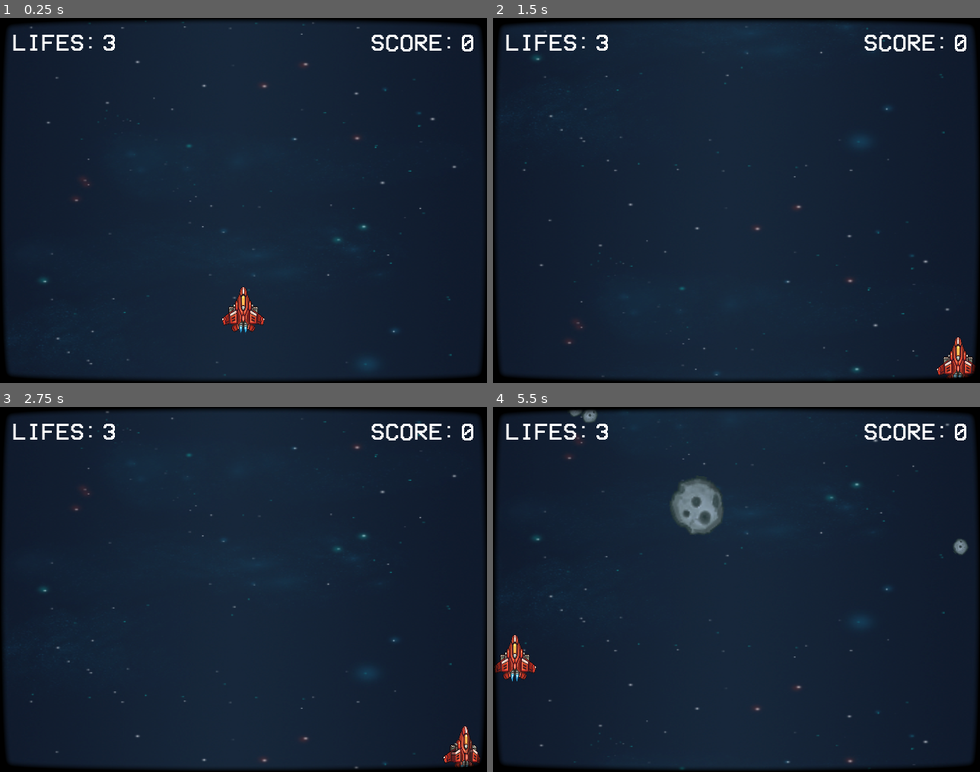
Above: before the commit, frames 1-4 (two rows, left to right).
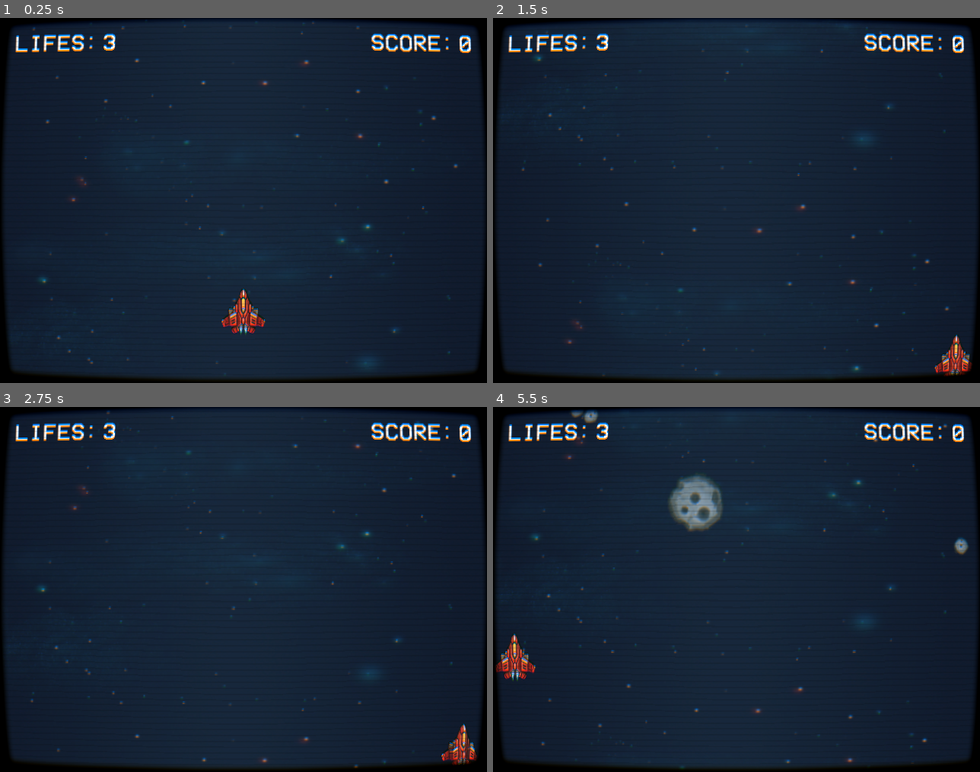
Above: after the commit, the same moments.

Repository: GArmane/vaporspace
Game: Godot game, scene res://src/scenes/stages/Main.tscn
Two runs of this game, one before a commit and one after it. Both use one fixed random seed, a clock stepped at 60 frames per second and the inputs below. Sound files missing from this copy of the repository are replaced by a short silence.
Inputs:
- Up to frame 1 (0.25 s): no input
- Up to frame 2 (1.5 s): hold Right (ui_right) 0.53-1.28 s; tap Space (ui_select) at 0.77 s; hold Down (ui_down) from 1.28 s (still down)
- Up to frame 3 (2.75 s): tap Space (ui_select) at 1.52 s; release Down (ui_down) at 2.03 s; hold Right (ui_right) from 2.03 s (still down)
- Up to frame 4 (5.5 s): release Right (ui_right) at 2.78 s; hold Up (ui_up) 2.78-3.53 s; tap Space (ui_select) at 3.02, 3.77, 4.52 s; hold Left (ui_left) 3.53-5.03 s; hold Down (ui_down) from 5.03 s (still down)

The runs differ from the first frame. In frame 1, 2.8% of the frame differs, in the area x 0-100%, y 0-100%; in frame 2, 2.8%; in frame 3, 2.6%; in frame 4, 3.5%.

Commit message:
feat(src/scenes/stages/main): add crt screen effects

Diff:
--- /dev/null
+++ b/src/materials/crt_screen.tres
@@ -0,0 +1,16 @@
+[gd_resource type="ShaderMaterial" load_steps=2 format=2]
+
+[ext_resource path="res://src/shaders/crt_screen.shader" type="Shader" id=1]
+
+[resource]
+shader = ExtResource( 1 )
+shader_param/screen_width = 640.0
+shader_param/screen_height = 480.0
+shader_param/screen_curvature = 1.05
+shader_param/color_bleeding = 1.2
+shader_param/bleeding_range_x = 0.3
+shader_param/bleeding_range_y = 2.0
+shader_param/lines_distance = 4.0
+shader_param/scan_size = 2.0
+shader_param/scanline_alpha = 0.9
+shader_param/lines_velocity = 10.0
--- a/src/scenes/stages/Main.tscn
+++ b/src/scenes/stages/Main.tscn
@@ -11,6 +11,8 @@
 [ext_resource path="res://src/scenes/entities/components/EnemySpawner.tscn" type="PackedScene" id=9]
 [ext_resource path="res://src/scenes/entities/actors/enemies/Kamikaze.tscn" type="PackedScene" id=10]
 [ext_resource path="res://src/textures/crt_frame.png" type="Texture" id=11]
+[ext_resource path="res://src/textures/white.png" type="Texture" id=12]
+[ext_resource path="res://src/materials/crt_screen.tres" type="Material" id=13]
 
 [sub_resource type="SegmentShape2D" id=1]
 b = Vector2( 640, 0 )
@@ -48,6 +50,17 @@
 margin_right = 641.0
 margin_bottom = 480.0
 texture = ExtResource( 11 )
+expand = true
+__meta__ = {
+"_edit_use_anchors_": false
+}
+
+[node name="CRTScreen" type="TextureRect" parent="CanvasLayer"]
+material = ExtResource( 13 )
+margin_top = -1.0
+margin_right = 640.0
+margin_bottom = 479.0
+texture = ExtResource( 12 )
 expand = true
 __meta__ = {
 "_edit_use_anchors_": false
--- /dev/null
+++ b/src/shaders/CRTShader.shader
@@ -0,0 +1,65 @@
+shader_type canvas_item;
+
+uniform float screen_width = 1024;
+uniform float screen_height = 600;
+
+// Curvature
+uniform float BarrelPower =1.1;
+// Color bleeding
+uniform float color_bleeding = 1.2;
+uniform float bleeding_range_x = 3;
+uniform float bleeding_range_y = 3;
+// Scanline
+uniform float lines_distance = 4.0;
+uniform float scan_size = 2.0;
+uniform float scanline_alpha = 0.9;
+uniform float lines_velocity = 30.0;
+
+vec2 distort(vec2 p)
+{
+	float angle = p.y / p.x;
+	float theta = atan(p.y,p.x);
+	float radius = pow(length(p), BarrelPower);
+
+	p.x = radius * cos(theta);
+	p.y = radius * sin(theta);
+
+	return 0.5 * (p + vec2(1.0,1.0));
+}
+
+void get_color_bleeding(inout vec4 current_color,inout vec4 color_left){
+	current_color = current_color*vec4(color_bleeding,0.5,1.0-color_bleeding,1);
+	color_left = color_left*vec4(1.0-color_bleeding,0.5,color_bleeding,1);
+}
+
+void get_color_scanline(vec2 uv,inout vec4 c,float time){
+	float line_row = floor((uv.y * screen_height/scan_size) + mod(time*lines_velocity, lines_distance));
+	float n = 1.0 - ceil((mod(line_row,lines_distance)/lines_distance));
+	c = c - n*c*(1.0 - scanline_alpha);
+	c.a = 1.0;
+}
+
+void fragment()
+{
+	vec2 xy = SCREEN_UV * 2.0;
+	xy.x -= 1.0;
+	xy.y -= 1.0;
+
+	float d = length(xy);
+	if(d < 1.5){
+		xy = distort(xy);
+	}
+	else{
+		xy = SCREEN_UV;
+	}
+
+	float pixel_size_x = 1.0/screen_width*bleeding_range_x;
+	float pixel_size_y = 1.0/screen_height*bleeding_range_y;
+	vec4 color_left = texture(SCREEN_TEXTURE,xy - vec2(pixel_size_x, pixel_size_y));
+	vec4 current_color = texture(SCREEN_TEXTURE,xy);
+	get_color_bleeding(current_color,color_left);
+	vec4 c = current_color+color_left;
+	get_color_scanline(xy,c,TIME);
+	COLOR = c;
+
+}
--- /dev/null
+++ b/src/shaders/crt_screen.shader
@@ -0,0 +1,69 @@
+shader_type canvas_item;
+
+uniform float screen_width = 640;
+uniform float screen_height = 480;
+
+// Curvature
+uniform float screen_curvature = 1.0;
+// Color bleeding
+uniform float color_bleeding = 1.2;
+uniform float bleeding_range_x = 3;
+uniform float bleeding_range_y = 3;
+// Scanline
+uniform float lines_distance = 4.0;
+uniform float scan_size = 2.0;
+uniform float scanline_alpha = 0.9;
+uniform float lines_velocity = 30.0;
+
+vec2 distort(vec2 p) {
+	float angle = p.y / p.x;
+	float theta = atan(p.y, p.x);
+	float radius = pow(length(p), screen_curvature);
+
+	p.x = radius * cos(theta);
+	p.y = radius * sin(theta);
+
+	return 0.5 * (p + vec2(1.0, 1.0));
+}
+
+void get_color_bleeding(inout vec4 current_color,inout vec4 color_left){
+	current_color = current_color * vec4(color_bleeding, 0.5, 1.0 - color_bleeding, 1);
+	color_left = color_left * vec4(1.0 - color_bleeding, 0.5, color_bleeding, 1);
+}
+
+void get_color_scanline(vec2 uv,inout vec4 c,float time){
+	float line_row = floor((uv.y * screen_height / scan_size) + mod(time * lines_velocity, lines_distance));
+	float n = 1.0 - ceil((mod(line_row, lines_distance) / lines_distance));
+	c = c - n * c * (1.0 - scanline_alpha);
+	c.a = 1.0;
+}
+
+void fragment() {
+	vec2 xy = SCREEN_UV * 2.0;
+	xy.x -= 1.0;
+	xy.y -= 1.0;
+
+	// Controls if a pixel should be distorted
+	// Greater the number, more pixels are
+	// distorted in the edges
+	float d = length(xy);
+	if(d < 1.5) {
+		xy = distort(xy);
+	}
+	else{
+		xy = SCREEN_UV;
+	}
+
+	float pixel_size_x = 1.0/screen_width*bleeding_range_x;
+	float pixel_size_y = 1.0/screen_height*bleeding_range_y;
+
+	vec4 color_left = texture(SCREEN_TEXTURE,xy - vec2(pixel_size_x, pixel_size_y));
+	vec4 current_color = texture(SCREEN_TEXTURE,xy);
+
+	get_color_bleeding(current_color,color_left);
+	vec4 c = current_color+color_left;
+
+	get_color_scanline(xy,c,TIME);
+
+	COLOR = c;
+}
Not shown: 1 places in src/scenes/stages/Main.tscn that only renumber resources
